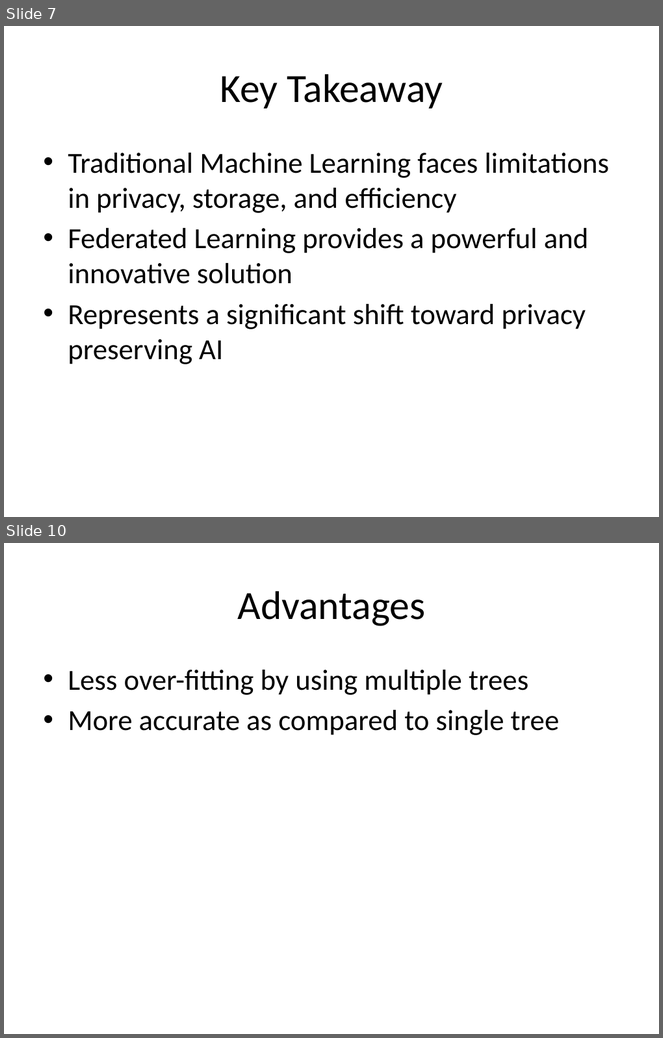
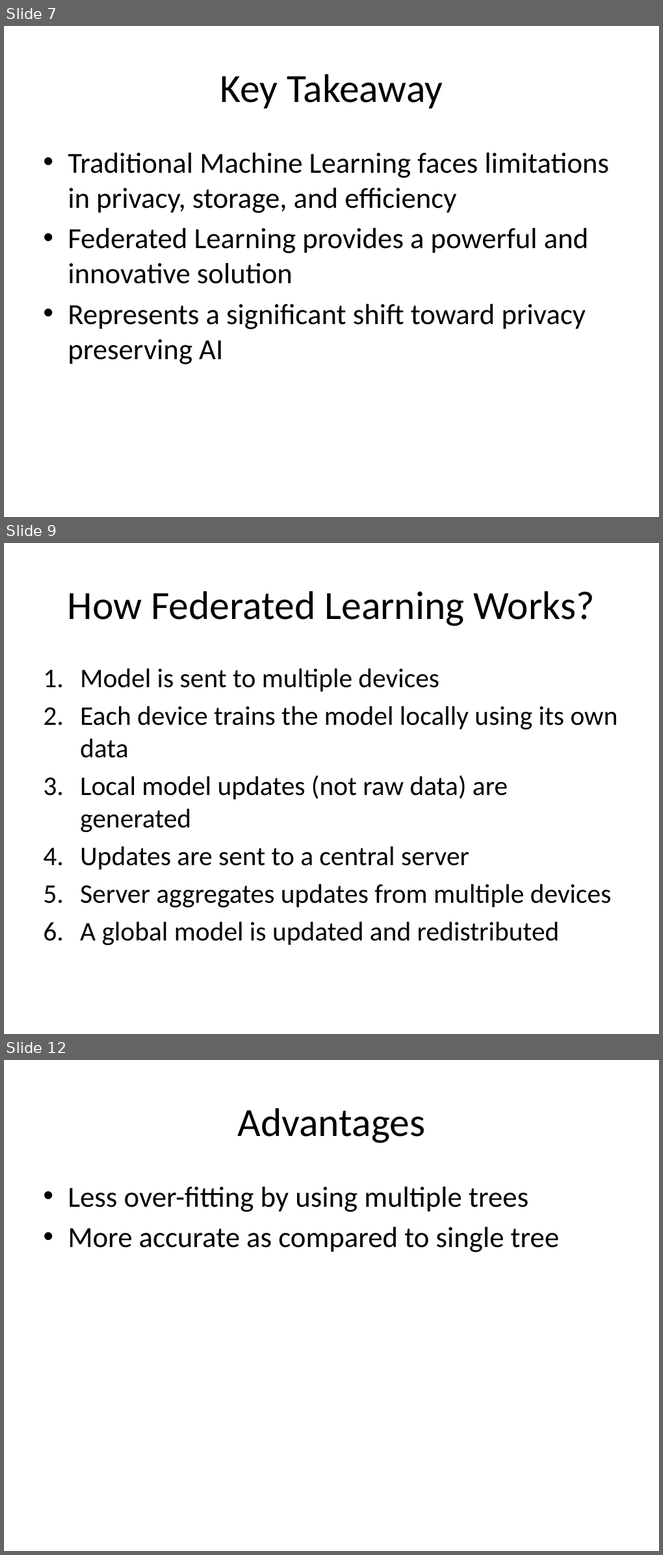
Before and after one commit to look4pritam/FederatedLearning, a slide deck: Presentations/FederatedLearning.pptx. Shown one above the other, each under a label of ours: slides 7 and 10 before the commit, slides 7, 9 and 12 after it; the slides between them are not shown. The pictures are 663x1038 and 663x1555 pixels, drawn with LibreOffice and Linux fonts; fonts in the diff are those of the drawing. Boxes give left, top, right and bottom in pixels: in the first picture for what was removed or moved away, otherwise in the second. Text is boxed around its words. In the diff, an @@ line names an element or a change of style, - is before the commit and + after.

```diff
--- a/Presentations/FederatedLearning.pptx
+++ b/Presentations/FederatedLearning.pptx
@@ slide 9 added at (4,543,659,1034), background #FFFFFF @@
@@ title added at (68,591,595,626), 44 pt, text #000000 @@
+How Federated Learning Works?
@@ text added at (80,668,618,945), 29.6 pt, text #000000 @@
+1. Model is sent to multiple devices
+2. Each device trains the model locally using its own data
+3. Local model updates (not raw data) are generated
+4. Updates are sent to a central server
+5. Server aggregates updates from multiple devices
+6. A global model is updated and redistributed
@@ what was slide 10 is now slide 12 @@
```
Also in this commit, not shown: 1 slide changed, 2 other slides added, 1 slide removed.
